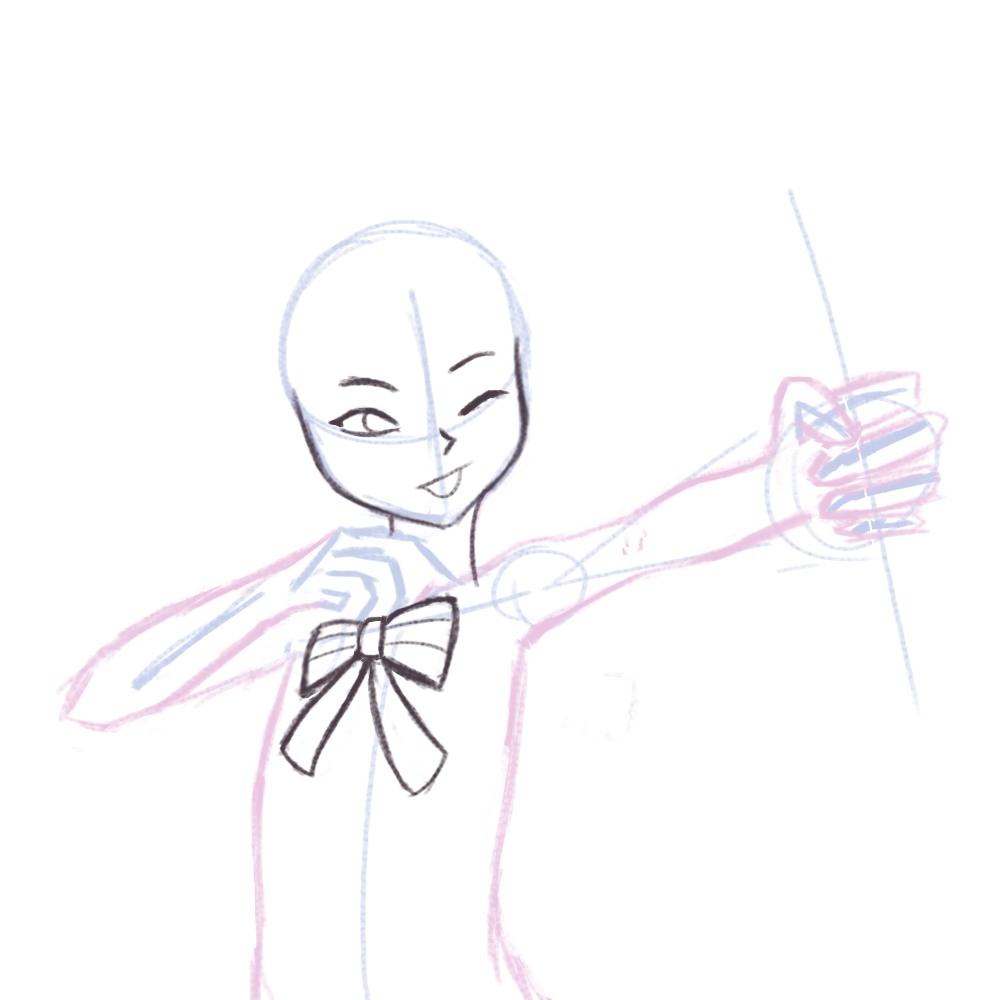
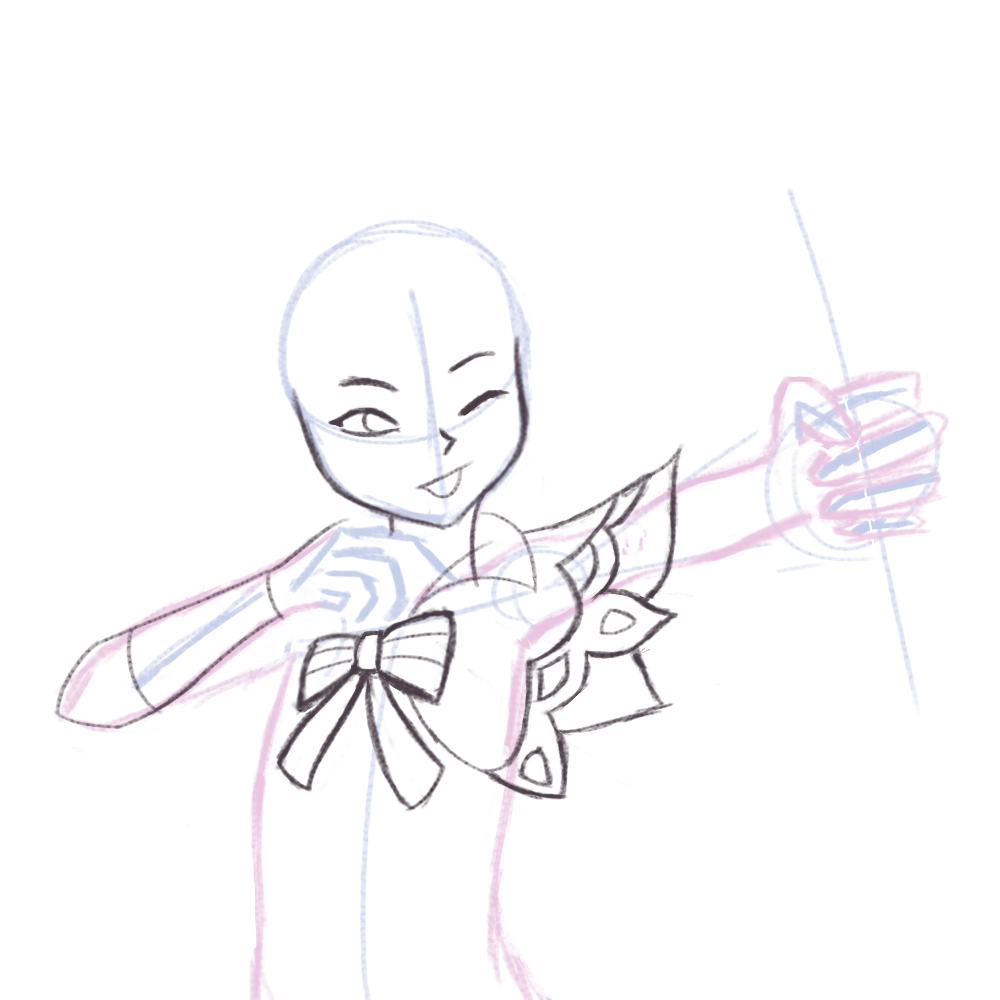
Layer changes from the first 1000px x 1000px image to the second:
added layer "Layer 7" above "Layer 3" over [54, 517, 351, 730]
added layer "Layer 3" above "rascunho2" over [185, 443, 721, 827]
painted on "rascunho2" over [273, 591, 640, 812]
